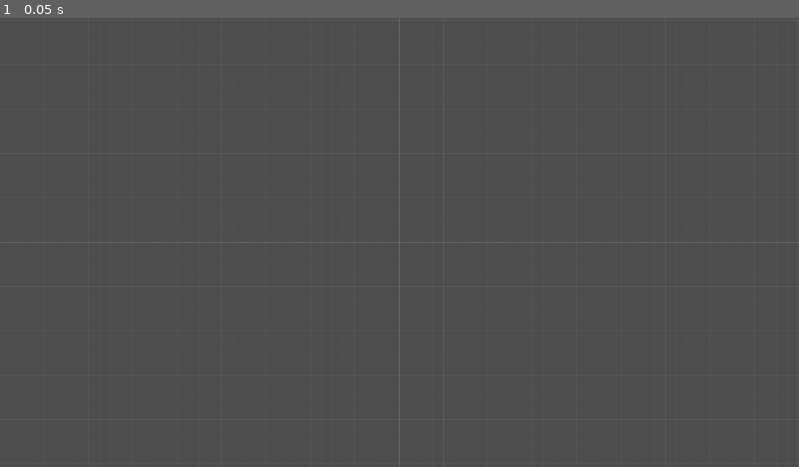
Above: before the commit, frame 1.
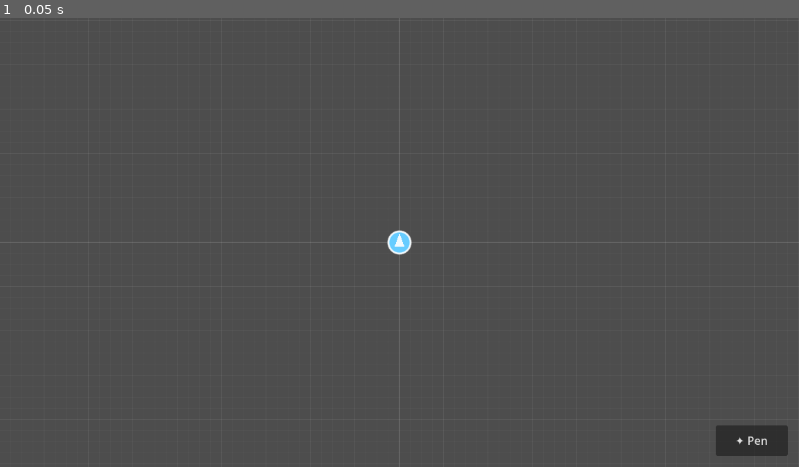
Above: after the commit, the same moment.

Repository: Merith-TK/FactoryApp
Game: Godot game, scene res://scenes/main.tscn
Two runs of this game, one before a commit and one after it. Both use one fixed random seed, a clock stepped at 60 frames per second and the inputs below.
Inputs:
- Up to frame 1 (0.05 s): no input

The runs differ from the first frame. In frame 1, 0.7% of the frame differs, in the area x 48-99%, y 47-98%.

Commit message:
dummy drone and pen menu button

Diff:
--- /dev/null
+++ b/game/scenes/entities/drone.tscn
@@ -0,0 +1,12 @@
+[gd_scene load_steps=3 format=3]
+
+[ext_resource type="Script" path="res://scripts/drone/drone.gd" id="1_drone"]
+
+[sub_resource type="CircleShape2D" id="CircleShape2D_1"]
+radius = 16.0
+
+[node name="Drone" type="Area2D"]
+script = ExtResource("1_drone")
+
+[node name="CollisionShape2D" type="CollisionShape2D" parent="."]
+shape = SubResource("CircleShape2D_1")
--- a/game/scenes/main.tscn
+++ b/game/scenes/main.tscn
@@ -1,7 +1,9 @@
-[gd_scene load_steps=3 format=3]
+[gd_scene load_steps=5 format=3]
 
 [ext_resource type="Script" uid="uid://cgt0afy3qm7f" path="res://scripts/camera/game_camera.gd" id="1_cam"]
 [ext_resource type="Script" path="res://scripts/world/world_grid.gd" id="2_grid"]
+[ext_resource type="PackedScene" path="res://scenes/entities/drone.tscn" id="3_drone"]
+[ext_resource type="Script" path="res://scripts/ui/pen_button.gd" id="4_penbtn"]
 
 [node name="Main" type="Node2D" unique_id=2136915658]
 
@@ -13,4 +15,19 @@
 [node name="WorldGrid" type="Node2D" parent="World"]
 script = ExtResource("2_grid")
 
+[node name="Drone" parent="World" instance=ExtResource("3_drone")]
+position = Vector2(0, 0)
+
 [node name="UI" type="CanvasLayer" parent="." unique_id=1458536664]
+
+[node name="PenButton" type="Button" parent="UI"]
+anchor_left = 1.0
+anchor_top = 1.0
+anchor_right = 1.0
+anchor_bottom = 1.0
+offset_left = -120.0
+offset_top = -60.0
+offset_right = -16.0
+offset_bottom = -16.0
+text = "✦ Pen"
+script = ExtResource("4_penbtn")
--- /dev/null
+++ b/game/scripts/drone/drone.gd
@@ -0,0 +1,86 @@
+## Drone
+##
+## The player's construction drone. For M0 this is a placeholder shape.
+## Handles:
+##  - Visual rendering (drawn procedurally, no sprite needed)
+##  - Click-to-select (via Area2D input)
+##  - Selection highlight
+##
+## Later milestones add: inventory, task queue, NavMesh movement, power modes.
+
+extends Area2D
+
+const RADIUS := 16.0
+const BODY_COLOR := Color(0.4, 0.8, 1.0) # light blue body
+const OUTLINE_COLOR := Color(1.0, 1.0, 1.0, 0.9)
+const SELECT_COLOR := Color(1.0, 0.85, 0.2) # yellow selection ring
+const DIR_COLOR := Color(1.0, 1.0, 1.0, 0.9) # direction arrow
+
+var is_selected: bool = false
+
+
+func _ready() -> void:
+	# Connect to InputManager signals so selection is cleared when the
+	# primary action fires somewhere other than this drone.
+	var im := get_node_or_null("/root/InputManager")
+	if im:
+		im.primary_pressed.connect(_on_global_primary)
+
+	input_pickable = true
+	input_event.connect(_on_input_event)
+
+
+func _draw() -> void:
+	# Selection ring (drawn first, behind body).
+	if is_selected:
+		draw_circle(Vector2.ZERO, RADIUS + 5.0, SELECT_COLOR)
+
+	# Body.
+	draw_circle(Vector2.ZERO, RADIUS, BODY_COLOR)
+
+	# Outline ring.
+	draw_arc(Vector2.ZERO, RADIUS, 0.0, TAU, 32, OUTLINE_COLOR, 1.5, true)
+
+	# Direction arrow — equilateral triangle pointing up (+Y is down in Godot,
+	# so we point in -Y = visual "up").
+	var tip := Vector2(0.0, - (RADIUS * 0.85))
+	var base_l := Vector2(- (RADIUS * 0.45), (RADIUS * 0.4))
+	var base_r := Vector2((RADIUS * 0.45), (RADIUS * 0.4))
+	var arrow := PackedVector2Array([tip, base_l, base_r])
+	draw_colored_polygon(arrow, DIR_COLOR)
+
+
+func select() -> void:
+	if is_selected:
+		return
+	is_selected = true
+	queue_redraw()
+
+
+func deselect() -> void:
+	if not is_selected:
+		return
+	is_selected = false
+	queue_redraw()
+
+
+# ---------------------------------------------------------------------------
+# Input
+# ---------------------------------------------------------------------------
+
+func _on_input_event(_viewport: Viewport, event: InputEvent, _shape_idx: int) -> void:
+	if event is InputEventMouseButton:
+		var mb := event as InputEventMouseButton
+		if mb.pressed and mb.button_index == MOUSE_BUTTON_LEFT:
+			var im := get_node_or_null("/root/InputManager")
+			if im and (im as Node).get("pan_modifier_held"):
+				return # shift-click is camera pan, ignore
+			select()
+			get_viewport().set_input_as_handled()
+
+
+func _on_global_primary(_pos: Vector2) -> void:
+	# Deselect when user clicks anywhere else in the world.
+	# The Area2D handler fires first (and calls set_input_as_handled),
+	# so this only fires when the click missed us.
+	deselect()
--- /dev/null
+++ b/game/scripts/ui/pen_button.gd
@@ -0,0 +1,40 @@
+## PenButton
+##
+## On-screen software button that fires the secondary action (equivalent to
+## the S Pen barrel button or RMB). Placed in the UI layer so it is always
+## visible regardless of camera position.
+##
+## Behaviour:
+##   - Tap → emits InputManager.secondary_pressed at the button's screen centre.
+##   - Toggles a "held" visual while finger/stylus is down.
+
+extends Button
+
+const LABEL_IDLE := "✦ Pen"
+const LABEL_HELD := "● Pen"
+
+
+func _ready() -> void:
+	text = LABEL_IDLE
+	toggle_mode = false # fire on press, not latch
+	focus_mode = Control.FOCUS_NONE
+	mouse_filter = Control.MOUSE_FILTER_STOP
+
+	button_down.connect(_on_button_down)
+	button_up.connect(_on_button_up)
+
+
+func _on_button_down() -> void:
+	text = LABEL_HELD
+	var im := get_node_or_null("/root/InputManager")
+	if im:
+		var centre := get_screen_position() + size * 0.5
+		(im as Node).emit_signal("secondary_pressed", centre)
+
+
+func _on_button_up() -> void:
+	text = LABEL_IDLE
+	var im := get_node_or_null("/root/InputManager")
+	if im:
+		var centre := get_screen_position() + size * 0.5
+		(im as Node).emit_signal("secondary_released", centre)
Not shown, added: game/scripts/drone/drone.gd.uid
Not shown, added: game/scripts/ui/pen_button.gd.uid
